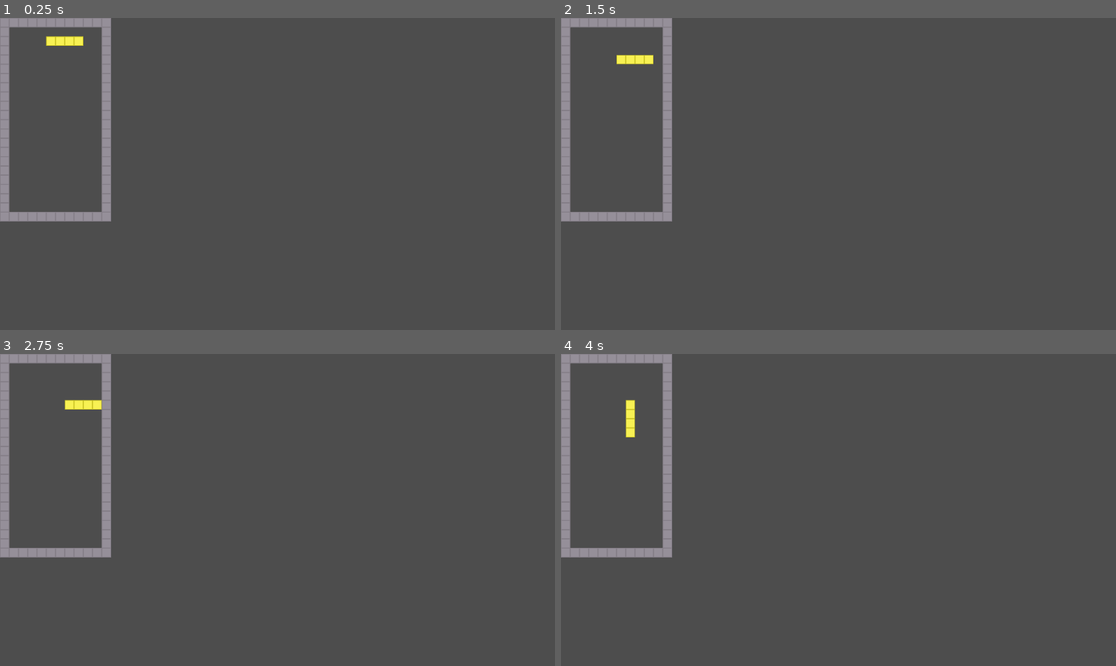
Above: before the commit, frames 1-4 (two rows, left to right).
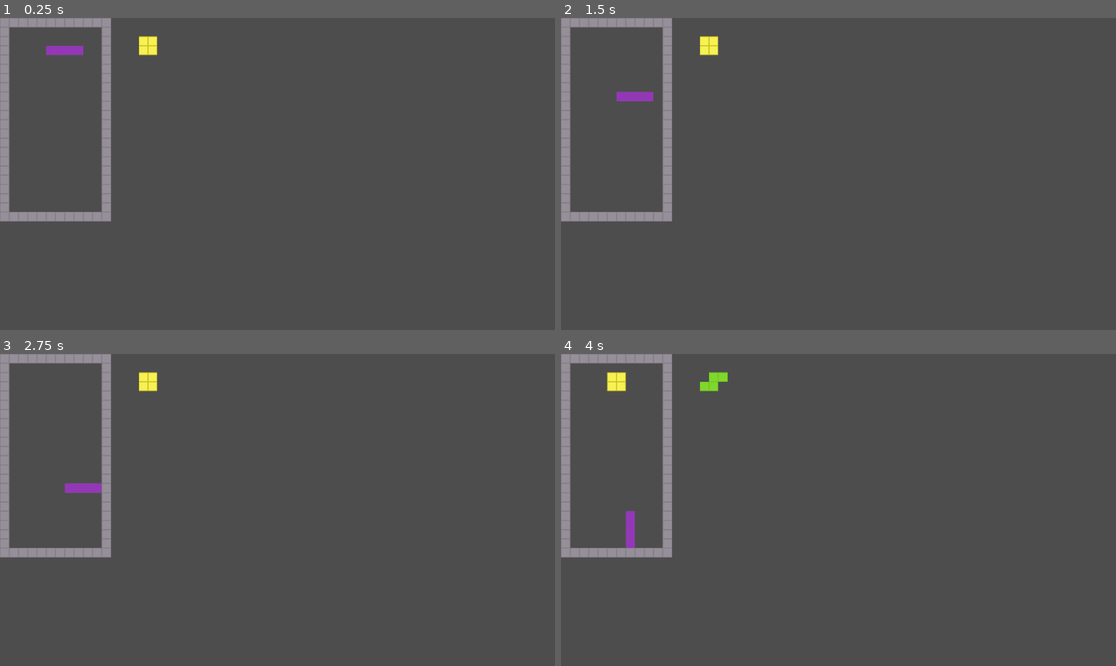
Above: after the commit, the same moments.

Repository: NedRichard/the_longest_minute
Game: Godot game, scene res://tetris_scene.tscn
The game is run twice, just before and just after one commit, with the same random seed, the same clock (stepped at 60 frames per second) and the same inputs. This scene is started directly instead of the project's main scene.
Inputs:
- Up to frame 1 (0.25 s): no input
- Up to frame 2 (1.5 s): hold Right (ui_right) 0.53-1.28 s; hold Space (sign_mom) 0.53-1.28 s; hold Down (ui_down) from 1.28 s (still down); tap Space (sign_mom) at 1.35 s
- Up to frame 3 (2.75 s): release Down (ui_down) at 2.03 s; hold Right (ui_right) from 2.03 s (still down); hold Space (sign_mom) from 2.03 s (still down)
- Up to frame 4 (4 s): release Right (ui_right) at 2.78 s; release Space (sign_mom) at 2.78 s; hold Up (ui_up) 2.78-3.53 s; tap Space (sign_mom) at 2.85 s; hold Left (ui_left) from 3.53 s (still down); hold Space (sign_mom) from 3.53 s (still down)

The runs differ from the first frame. In frame 1, 0.6% of the frame differs, in the area x 8-29%, y 5-13%; in frame 2, 0.6%; in frame 3, 0.6%; in frame 4, 0.8%, in the area x 8-31%, y 5-63%.
Error after the commit: Invalid assignment of property or key 'visible' with value of type 'bool' on a base object of type 'null instance'. (res://tetris.gd:92)

Commit message:
Tetris V1

Diff:
--- a/tetris.gd
+++ b/tetris.gd
@@ -1,6 +1,4 @@
 extends Node2D
-
-
 
 var i_tetromino: Array = [
 	[Vector2i(0, 1), Vector2i(1, 1), Vector2i(2, 1), Vector2i(3, 1)], # 0 degrees
@@ -61,6 +59,11 @@
 const movement_directions: Array[Vector2i] = [Vector2i.LEFT, Vector2i.DOWN, Vector2i.RIGHT]
 var current_position: Vector2i
 
+
+@onready var game_over_label: Label = $TetrisHUD/GameOverLabel
+@onready var next_bag_button: Button = $TetrisHUD/MarginContainer/NextBagButton
+
+
 @export var fall_timer: float = 0
 @export var fall_interval: float = 1.0
 @export var fast_fall_multipler: float = 10.0
@@ -75,6 +78,8 @@
 var piece_atlas: Vector2i
 var next_piece_atlas: Vector2i
 
+var is_game_running: bool
+
 @onready var board_layer: TileMapLayer = $Board
 @onready var active_layer: TileMapLayer = $Active
 
@@ -82,34 +87,44 @@
 # Called when the node enters the scene tree for the first time.
 func _ready() -> void:
 	start_new_game()
+	next_bag_button.pressed.connect(start_new_game)
+	next_bag_button.visible = false
+	game_over_label.visible = false
 
 # Called every frame. 'delta' is the elapsed time since the previous frame.
 func _physics_process(delta: float) -> void:
-	var move_direction = Vector2i.ZERO
-
-	if Input.is_action_just_pressed("ui_left"):
-		move_direction = Vector2i.LEFT
-	elif Input.is_action_just_pressed("ui_right"):
-		move_direction = Vector2i.RIGHT
-
-	if move_direction != Vector2i.ZERO:
-		move_tetromino(move_direction)
-
-	if Input.is_action_just_pressed("ui_up"):
-		rotate_tetromino()
-
-	var current_fall_interval = fall_interval
-	if Input.is_action_just_pressed("ui_down"):
-		current_fall_interval /= fast_fall_multipler
-
-	fall_timer += delta
-	if fall_timer >= current_fall_interval:
-		move_tetromino(Vector2i.DOWN)
-		fall_timer = 0
+	if is_game_running:
+		var move_direction = Vector2i.ZERO
+
+		if Input.is_action_just_pressed("ui_left"):
+			move_direction = Vector2i.LEFT
+		elif Input.is_action_just_pressed("ui_right"):
+			move_direction = Vector2i.RIGHT
+
+		if move_direction != Vector2i.ZERO:
+			move_tetromino(move_direction)
+
+		if Input.is_action_just_pressed("ui_up"):
+			rotate_tetromino()
+
+		var current_fall_interval = fall_interval
+		if Input.is_action_just_pressed("ui_down"):
+			current_fall_interval /= fast_fall_multipler
+
+		fall_timer += delta
+		if fall_timer >= current_fall_interval:
+			move_tetromino(Vector2i.DOWN)
+			fall_timer = 0
 
 func start_new_game() -> void:
+	is_game_running = true
+	clear_tetromino()
+	clear_board()
+	clear_next_tetromino_preview()
 	current_tetromino_type = choose_tetromino()
 	piece_atlas = Vector2i(all_tetrominoes.find(current_tetromino_type), 0)
+	next_tetromino_type = choose_tetromino()
+	piece_atlas = Vector2i(all_tetrominoes.find(next_tetromino_type), 0)
 	initialize_tetromino()
 
 
@@ -128,6 +143,7 @@
 	current_position = START_POSITION
 	active_tetromino = current_tetromino_type[rotation_index]
 	render_tetromino(active_tetromino, current_position, piece_atlas)
+	render_tetromino(next_tetromino_type[0], Vector2(15,2), next_piece_atlas)
 
 func render_tetromino(tetromino: Array, position: Vector2i, atlas: Vector2i) -> void:
 	for block in tetromino:
@@ -150,6 +166,54 @@
 		clear_tetromino()
 		current_position += direction
 		render_tetromino(active_tetromino, current_position, piece_atlas)
+	else:
+		if direction == Vector2i.DOWN:
+			land_tetromino()
+			check_rows()
+			current_tetromino_type = next_tetromino_type
+			piece_atlas = next_piece_atlas
+			next_tetromino_type = choose_tetromino()
+			next_piece_atlas = Vector2i(all_tetrominoes.find(next_tetromino_type), 0)
+			clear_next_tetromino_preview()
+			initialize_tetromino()
+			is_game_over()
+
+func land_tetromino() -> void:
+	for i in active_tetromino:
+		active_layer.erase_cell(current_position + i)
+		board_layer.set_cell(current_position + i, tile_id, piece_atlas)
+
+func clear_next_tetromino_preview() -> void:
+	for i in range(14,19):
+		for j in range(2, 6):
+			active_layer.erase_cell(Vector2i(i, j))
+
+func check_rows() -> void:
+	var row: int = ROWS
+	while row > 0:
+		var cells_filled: int = 0
+		for i in range(COLS):
+			if not is_within_bounds(Vector2i(i + 1, row)):
+				cells_filled += 1
+		if cells_filled == COLS:
+			shift_rows(row)
+		else:
+			row -= 1
+
+func shift_rows(row) -> void:
+	var atlas: Vector2i
+	for i in range(row, 1, -1):
+		for j in range(COLS):
+			atlas = board_layer.get_cell_atlas_coords(Vector2i(j + 1, i - 1))
+			if atlas == Vector2i(-1, -1):
+				board_layer.erase_cell(Vector2i(j +1, i))
+			else:
+				board_layer.set_cell(Vector2i(j + 1, i), tile_id, atlas)
+
+func clear_board() -> void:
+	for i in range(ROWS):
+		for j in range(COLS):
+			board_layer.erase_cell(Vector2i(j + 1, i + 1))
 
 func is_valid_move(new_position: Vector2i) -> bool:
 	for block in active_tetromino:
@@ -172,3 +236,11 @@
 
 	var tile_id = board_layer.get_cell_source_id(pos)
 	return tile_id == -1
+
+func is_game_over() -> void:
+	for i in active_tetromino:
+		if not is_within_bounds(i + current_position):
+			land_tetromino()
+			game_over_label.visible = true
+			next_bag_button.visible = true
+			is_game_running = false
--- /dev/null
+++ b/tetris_hud.tscn
@@ -0,0 +1,29 @@
+[gd_scene format=3 uid="uid://meqwv1el5pnk"]
+
+[node name="TetrisHUD" type="CanvasLayer" unique_id=1845199848]
+
+[node name="MarginContainer" type="MarginContainer" parent="." unique_id=2133695815]
+anchors_preset = 15
+anchor_right = 1.0
+anchor_bottom = 1.0
+grow_horizontal = 2
+grow_vertical = 2
+theme_override_constants/margin_left = 15
+theme_override_constants/margin_top = 15
+theme_override_constants/margin_right = 15
+theme_override_constants/margin_bottom = 15
+
+[node name="GameOverLabel" type="Label" parent="MarginContainer" unique_id=857382150]
+visible = false
+layout_mode = 2
+theme_override_font_sizes/font_size = 35
+text = "Game Over!"
+
+[node name="NextBagButton" type="Button" parent="MarginContainer" unique_id=1591435721]
+visible = false
+custom_minimum_size = Vector2(100, 100)
+layout_mode = 2
+size_flags_horizontal = 4
+size_flags_vertical = 4
+text = "Start Filling
+Next Bag"
--- a/tetris_scene.tscn
+++ b/tetris_scene.tscn
@@ -2,6 +2,7 @@
 
 [ext_resource type="Script" uid="uid://d12nmgkfv7c2d" path="res://tetris.gd" id="1_621yq"]
 [ext_resource type="Texture2D" uid="uid://bxrwji1awfwee" path="res://TetrisAssets/tetrominoes.png" id="2_lw01v"]
+[ext_resource type="PackedScene" uid="uid://meqwv1el5pnk" path="res://tetris_hud.tscn" id="3_lw01v"]
 
 [sub_resource type="TileSetAtlasSource" id="TileSetAtlasSource_075lc"]
 texture = ExtResource("2_lw01v")
@@ -37,6 +38,7 @@
 
 [node name="Tetris" type="Node2D" unique_id=1779908368]
 script = ExtResource("1_621yq")
+fall_interval = 0.2
 
 [node name="Board" type="TileMapLayer" parent="." unique_id=501633393]
 tile_map_data = PackedByteArray("AAAAAAAAAAAHAAAAAAAAAAEAAAAHAAAAAAAAAAIAAAAHAAAAAAAAAAMAAAAHAAAAAAAAAAQAAAAHAAAAAAAAAA …(944 unchanged characters)…
@@ -44,3 +46,7 @@
 
 [node name="Active" type="TileMapLayer" parent="." unique_id=706441616]
 tile_set = SubResource("TileSet_bdwim")
+
+[node name="TetrisHUD" parent="." unique_id=1845199848 instance=ExtResource("3_lw01v")]
+
+[editable path="TetrisHUD"]
